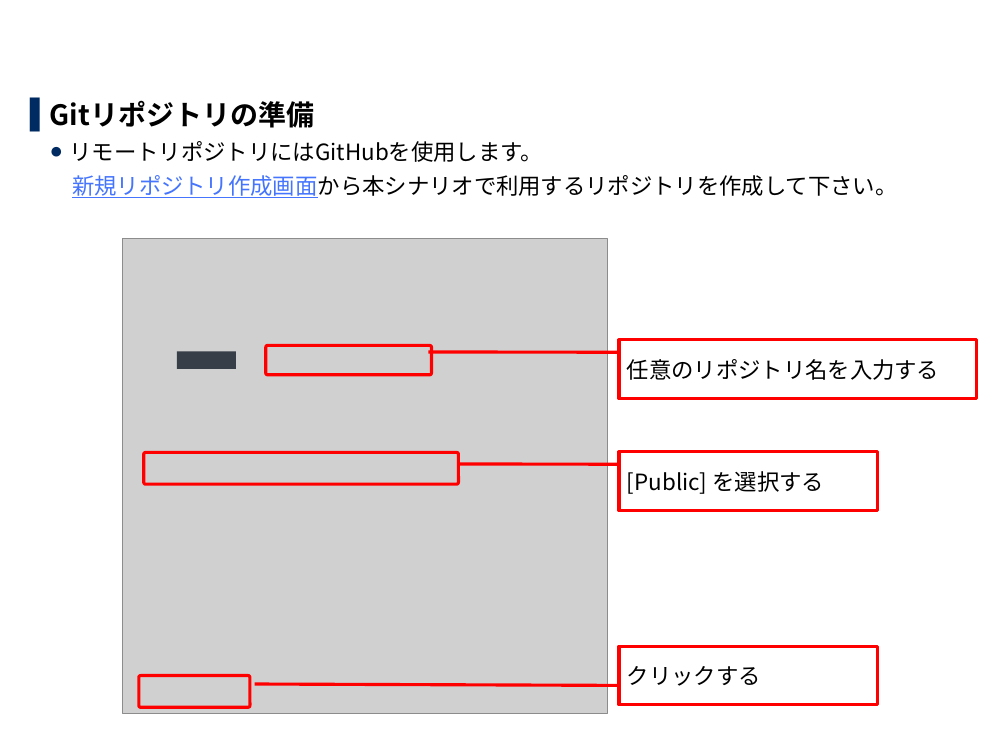
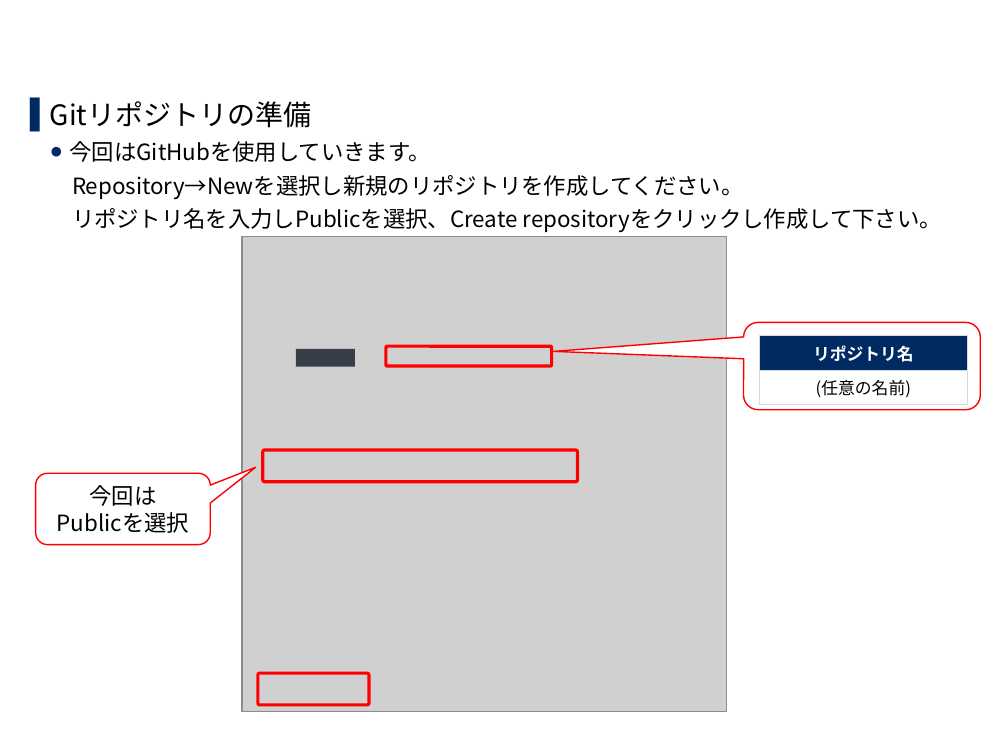
Before and after one commit to exastro-suite/it-automation-docs, a slide deck: slide 7 of asset/Learn_ja/ITA-CICD_for_IaC_practice_ja.pptx. Drawn at 1008x756 pixels with LibreOffice and Linux fonts; fonts in the diff are those of the drawing; grey boxes stand for pictures; background and template pictures are left out. Boxes give left, top, right and bottom in pixels: in the first picture for what was removed or moved away, otherwise in the second. Text is boxed around its words. In the diff, an @@ line names an element or a change of style, - is before the commit and + after.

```diff
--- a/asset/Learn_ja/ITA-CICD_for_IaC_practice_ja.pptx
+++ b/asset/Learn_ja/ITA-CICD_for_IaC_practice_ja.pptx
@@ text at [50,101,312,128]: bold off in "Gitリポジトリの準備" @@
@@ text at [70,141,942,233]: text changed @@
-  ● リモートリポジトリにはGitHubを使用します。
-  新規リポジトリ作成画面から本シナリオで利用するリポジトリを作成して下さい。
+  ● 今回はGitHubを使用していきます。
+  Repository→Newを選択し新規のリポジトリを作成してください。
+  リポジトリ名を入力しPublicを選択、Create repositoryをクリックし作成して下さい。
@@ rounded speech box added at [744,323,981,410], fill #FFFFFF, outline #FF0000 1 pt @@
@@ 1 picture, 1 rounded rectangle, 1 rectangle: place and size @@
-1 picture, 1 rounded rectangle, 1 rectangle at [123,239,607,714]
+1 picture, 1 rounded rectangle, 1 rectangle at [242,237,726,712]
@@ rounded rectangle: place and size @@
-rounded rectangle at [266,346,431,375]
+rounded rectangle at [386,346,551,366]
@@ border callout removed at [619,340,977,398] @@
-任意のリポジトリ名を入力する
@@ table added at [759,336,968,401], 2 rows, 1 columns @@
+リポジトリ名
+(任意の名前)
@@ rounded speech box added at [35,474,210,545], fill #FFFFFF, outline #FF0000 1 pt, 16 pt, text #000000 @@
+今回は
+Publicを選択
@@ rounded rectangle: place and size @@
-rounded rectangle at [144,453,459,485]
+rounded rectangle at [263,450,578,482]
@@ border callout removed at [619,452,877,510] @@
-[Public] を選択する
@@ border callout removed at [619,646,877,705] @@
-クリックする
```
Also in this commit, not shown: 16 other slides changed, 3 other files.
